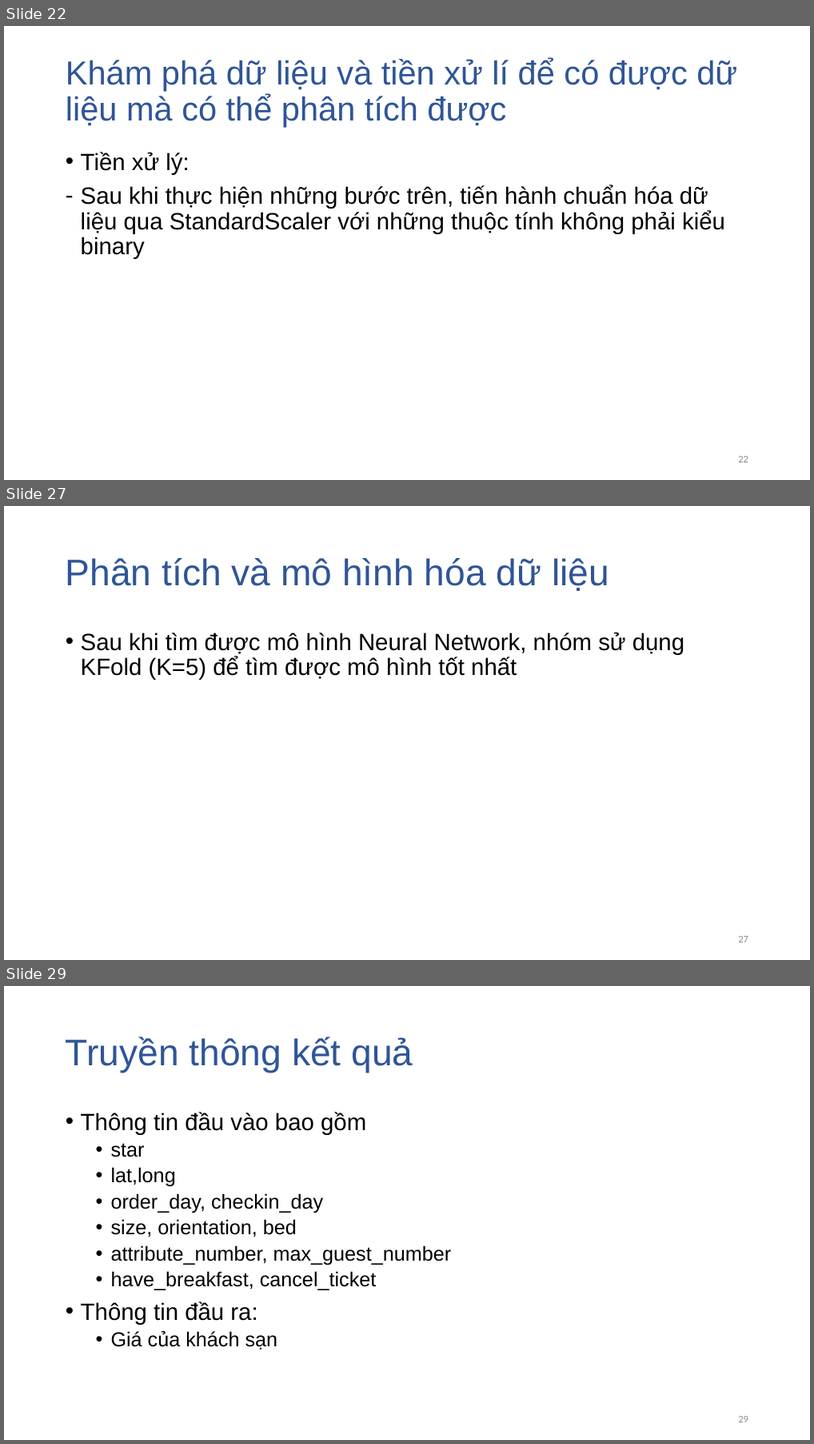
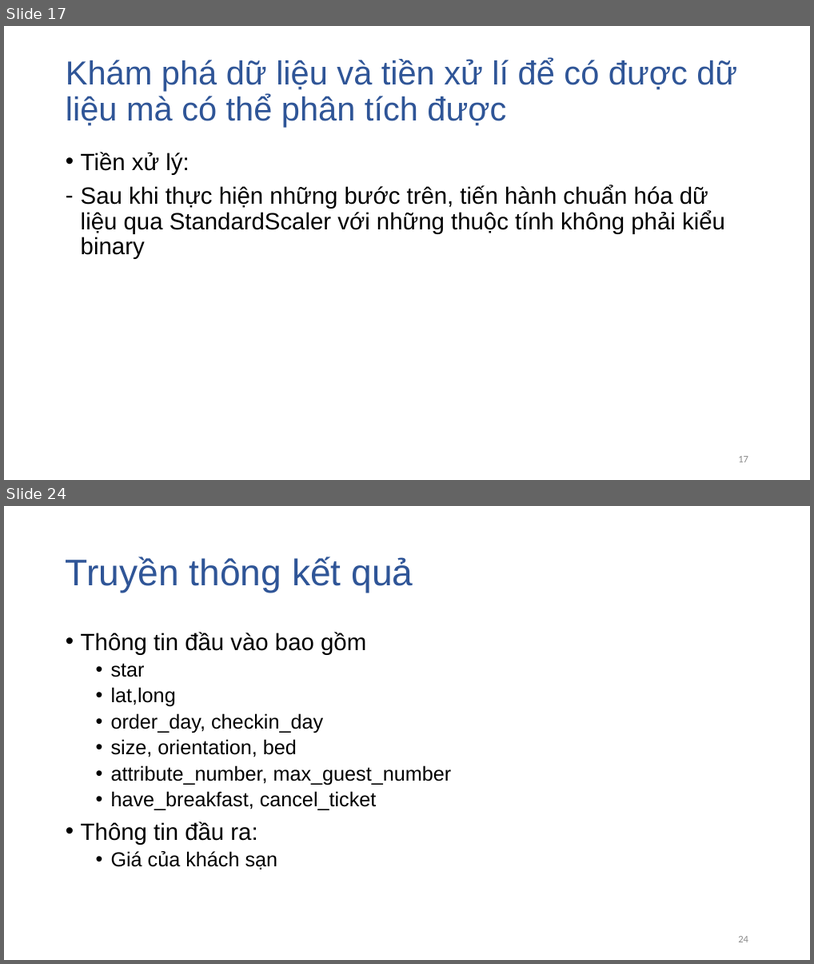
Before and after one commit to dtphat97/DataScienceFinal, a slide deck: Slide.pptx. Shown one above the other, each under a label of ours: slides 22, 27 and 29 before the commit, slides 17 and 24 after it; the slides between them are not shown. The pictures are 814x1444 and 814x964 pixels, drawn with LibreOffice and Linux fonts; fonts in the diff are those of the drawing. Boxes give left, top, right and bottom in pixels: in the first picture for what was removed or moved away, otherwise in the second. Text is boxed around its words. In the diff, an @@ line names an element or a change of style, - is before the commit and + after.

```diff
--- a/Slide.pptx
+++ b/Slide.pptx
@@ slide 27 removed at (4,506,810,960), background #FFFFFF @@
@@ title removed at (66,558,610,591) @@
-Phân tích và mô hình hóa dữ liệu
@@ text removed at (81,632,685,680) @@
-• Sau khi tìm được mô hình Neural Network, nhóm sử dụng KFold (K=5) để tìm được mô hình tốt nhất
@@ page number removed at (738,936,749,942) @@
-27
@@ what was slide 22 is now slide 17 @@
@@ page number at (738,456,749,462): text changed @@
-22
+17
@@ what was slide 29 is now slide 24 @@
@@ page number at (738,936,749,942): text changed @@
-29
+24
```
Also in this commit, not shown: 7 slides changed, 1 slide added, 5 other slides removed, 11 other files.
